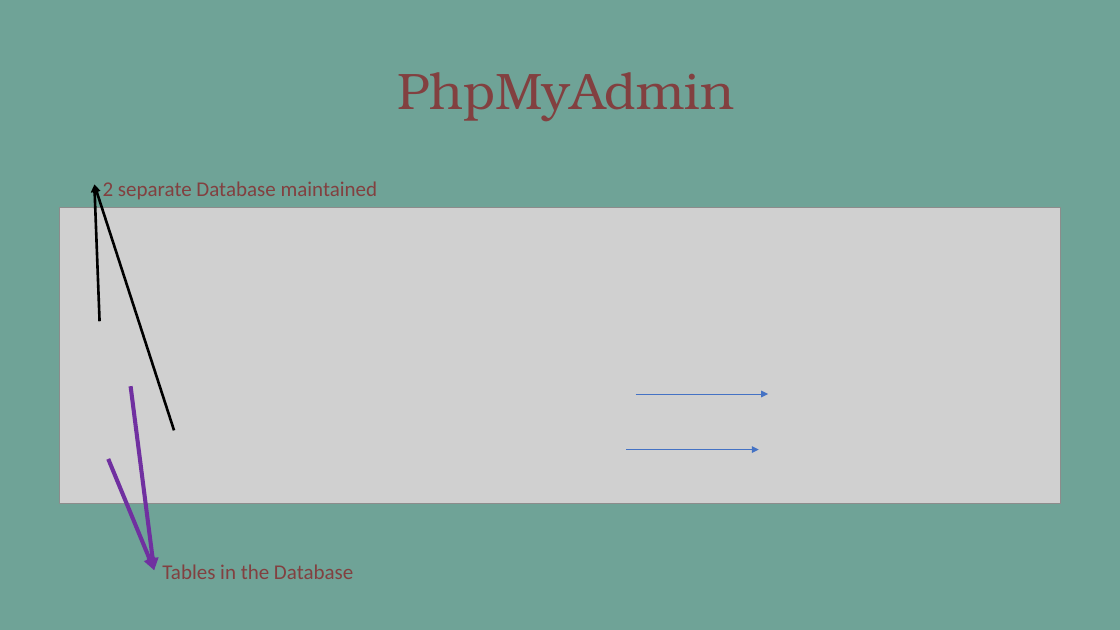
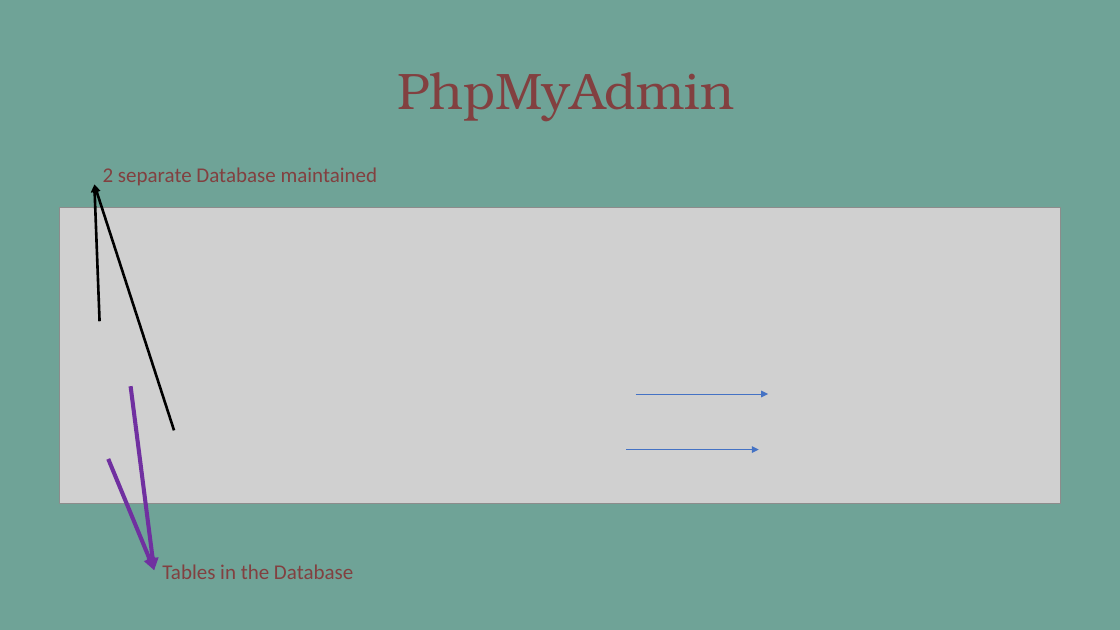
Before and after one commit to Su-Tangnu/NotifyMe, a slide deck: slide 26 of NotifyMe.pptx (slide 27 before the commit). Drawn at 1120x630 pixels with LibreOffice and Linux fonts; fonts in the diff are those of the drawing; grey boxes stand for pictures. Boxes give left, top, right and bottom in pixels: in the first picture for what was removed or moved away, otherwise in the second. Text is boxed around its words. In the diff, an @@ line names an element or a change of style, - is before the commit and + after.

Commit message:
Powerpoint

```diff
--- a/NotifyMe.pptx
+++ b/NotifyMe.pptx
@@ text "2 separate Database maintained": place and size @@
-text "2 separate Database maintained" at [103,181,378,199]
+text "2 separate Database maintained" at [103,167,378,185]
```
Also in this commit, not shown: 9 other slides changed, 1 slide removed.
